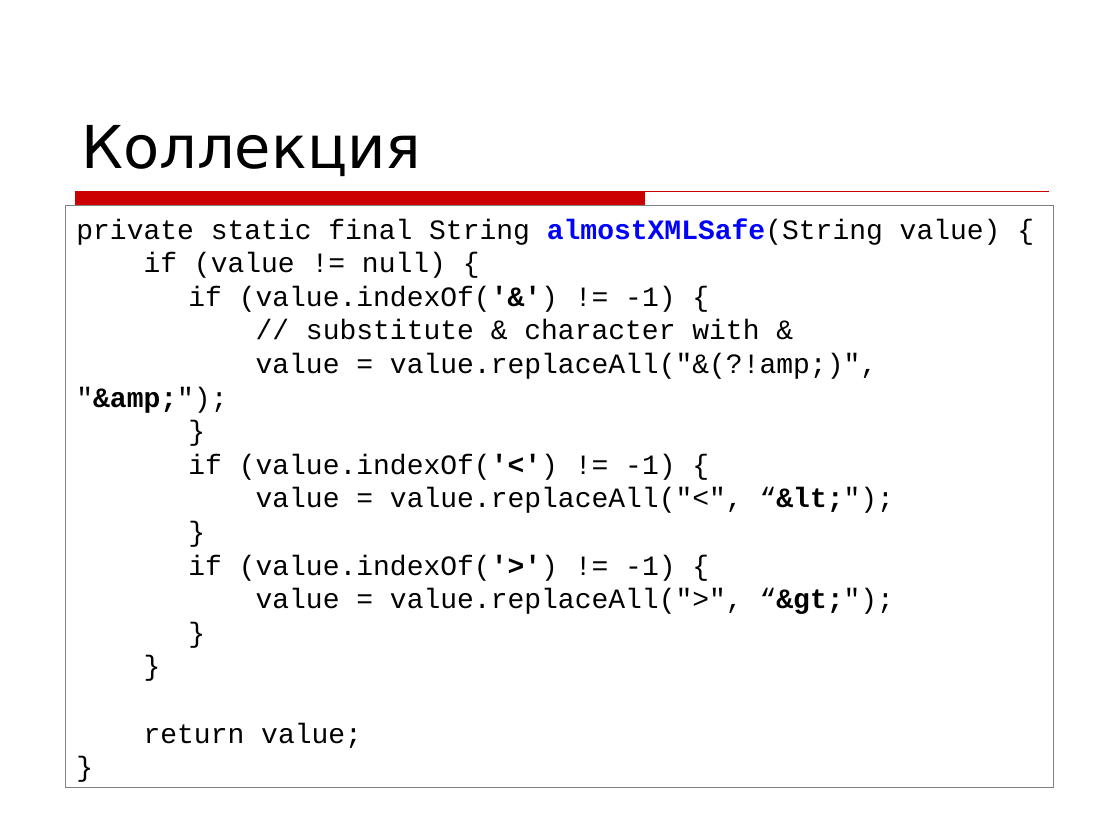
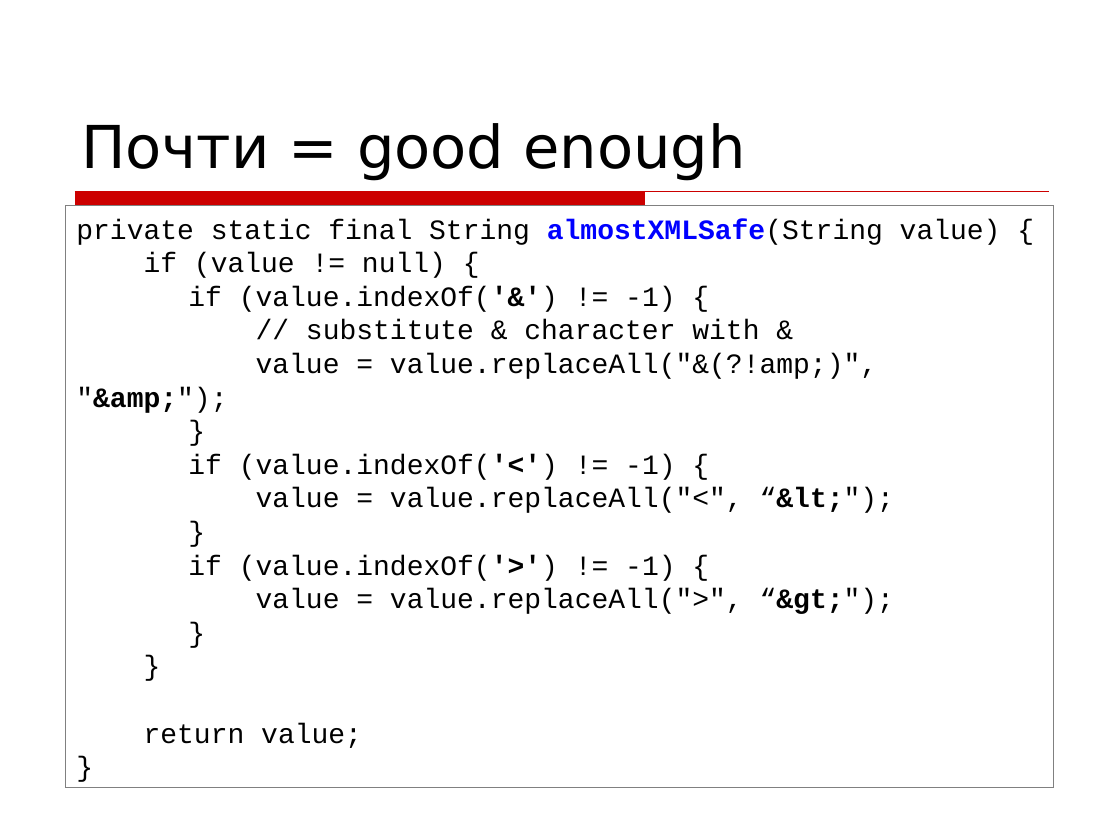
Before and after one commit to asolntsev/presentations, a slide deck: slide 22 of wtf-code/WTF_code.devclub.ru.ppt (slide 25 before the commit). Drawn at 1120x840 pixels with LibreOffice and Linux fonts; fonts in the diff are those of the drawing; background and template pictures are left out. Boxes give left, top, right and bottom in pixels: in the first picture for what was removed or moved away, otherwise in the second. Text is boxed around its words. In the diff, an @@ line names an element or a change of style, - is before the commit and + after.

```diff
--- a/wtf-code/WTF_code.devclub.ru.ppt
+++ b/wtf-code/WTF_code.devclub.ru.ppt
@@ title at bbox=[81, 123, 745, 181]: text changed @@
-Коллекция
+Почти = good enough
```
Also in this commit, not shown: 12 other slides changed, 5 slides added, 3 slides removed.
